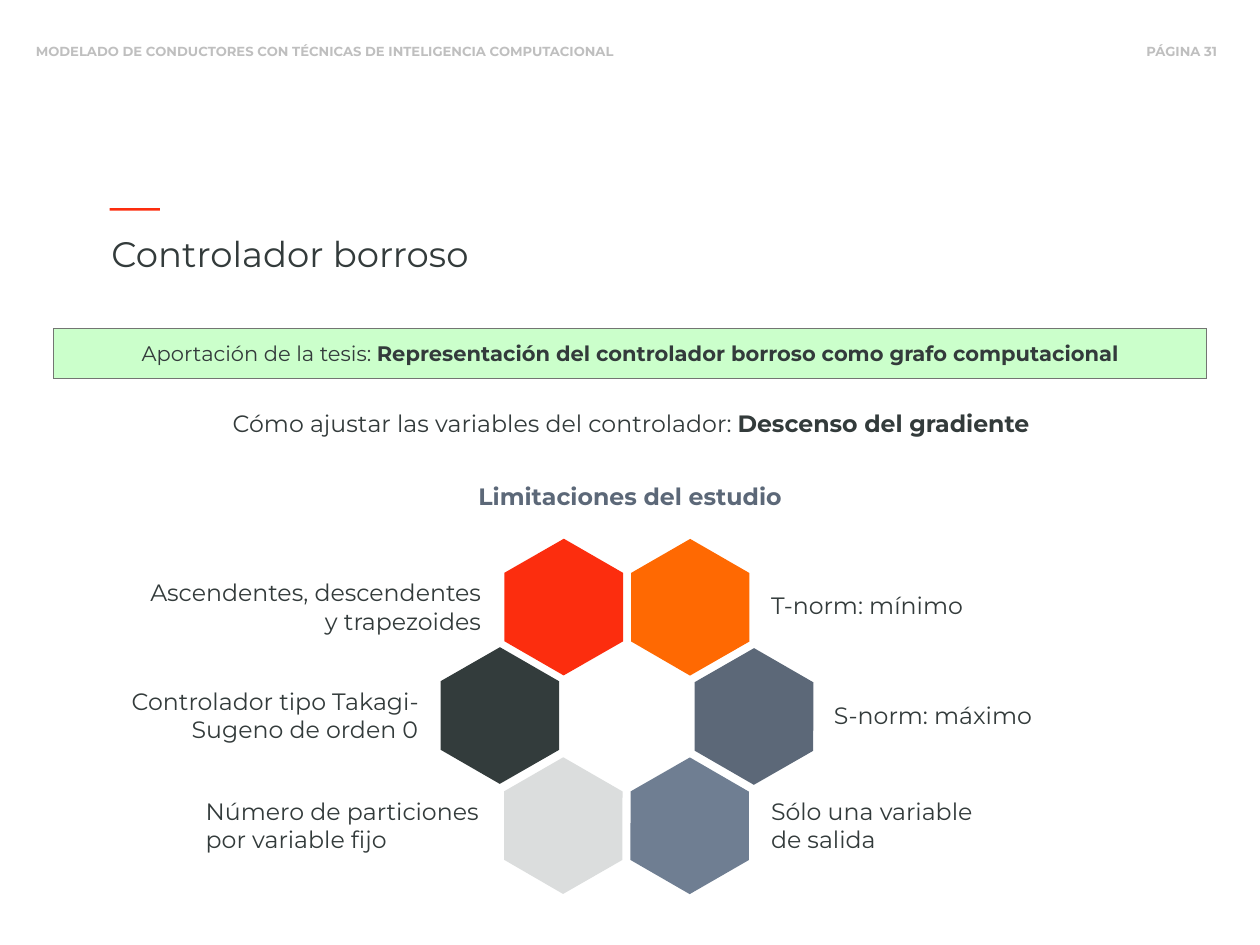
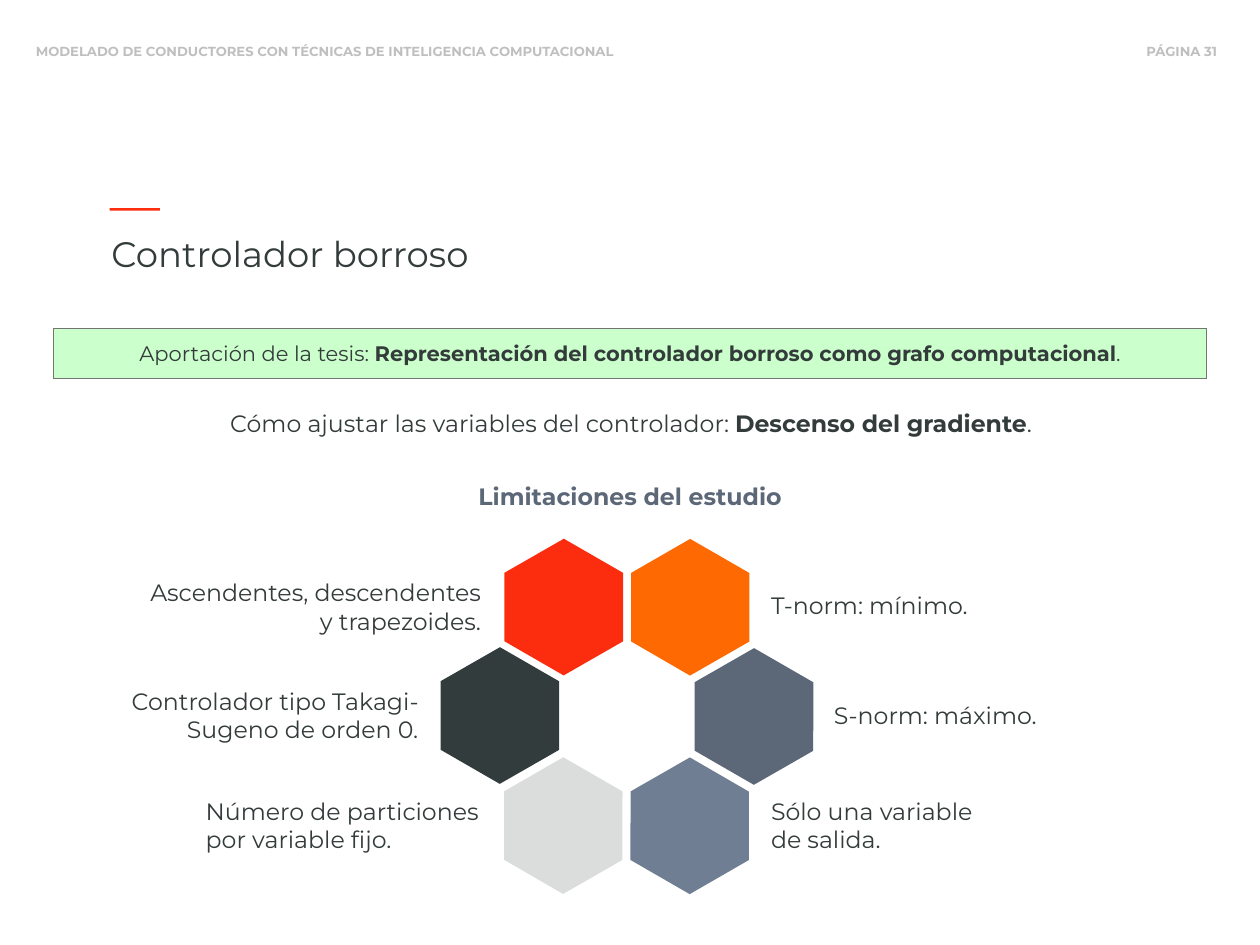
Before and after one commit to blazaid/PhD-Alberto, a slide deck: slide 31 of slides/phd-slides.pptx. Drawn at 1260x945 pixels with LibreOffice and Linux fonts; fonts in the diff are those of the drawing. Boxes give left, top, right and bottom in pixels: in the first picture for what was removed or moved away, otherwise in the second. Text is boxed around its words. In the diff, an @@ line names an element or a change of style, - is before the commit and + after.

```diff
--- a/slides/phd-slides.pptx
+++ b/slides/phd-slides.pptx
@@ text in rectangle at <box>139,344,1121,366</box>: text changed @@
-Aportación de la tesis: Representación del controlador borroso como grafo computacional
+Aportación de la tesis: Representación del controlador borroso como grafo computacional.
@@ text at <box>230,413,1032,437</box>: text changed @@
-Cómo ajustar las variables del controlador: Descenso del gradiente
+Cómo ajustar las variables del controlador: Descenso del gradiente.
@@ text at <box>150,583,482,635</box>: text changed @@
-Ascendentes, descendentes y trapezoides
+Ascendentes, descendentes y trapezoides.
@@ text at <box>771,596,967,614</box>: text changed @@
-T-norm: mínimo
+T-norm: mínimo.
@@ text at <box>132,692,418,743</box>: text changed @@
-Controlador tipo Takagi-Sugeno de orden 0
+Controlador tipo Takagi-Sugeno de orden 0.
@@ text at <box>834,706,1037,724</box>: text changed @@
-S-norm: máximo
+S-norm: máximo.
@@ text at <box>206,802,479,853</box>: text changed @@
-Número de particiones por variable fijo
+Número de particiones por variable fijo.
@@ text at <box>771,802,973,848</box>: text changed @@
-Sólo una variable de salida
+Sólo una variable de salida.
```
Also in this commit, not shown: 35 other slides changed, 1 other file.
